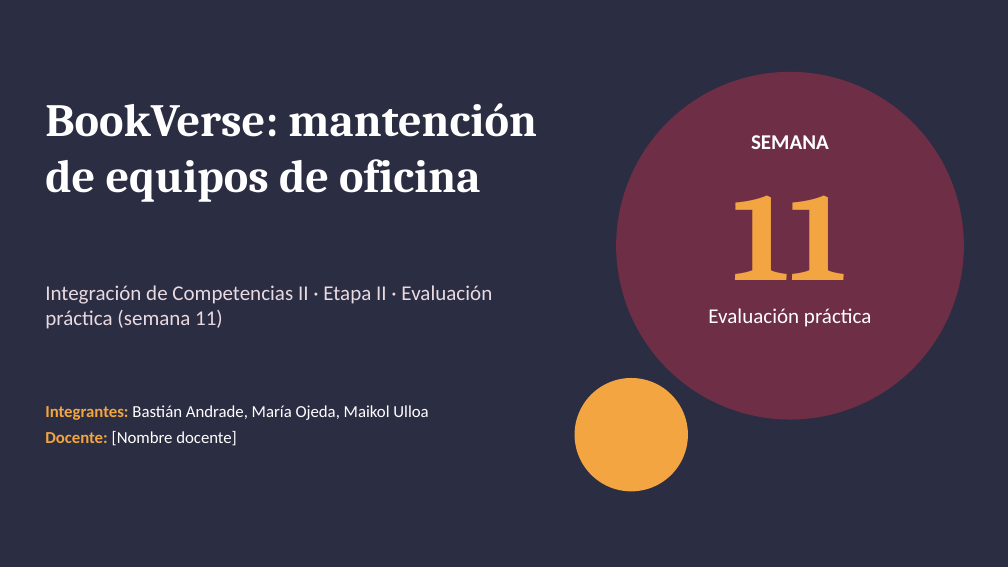
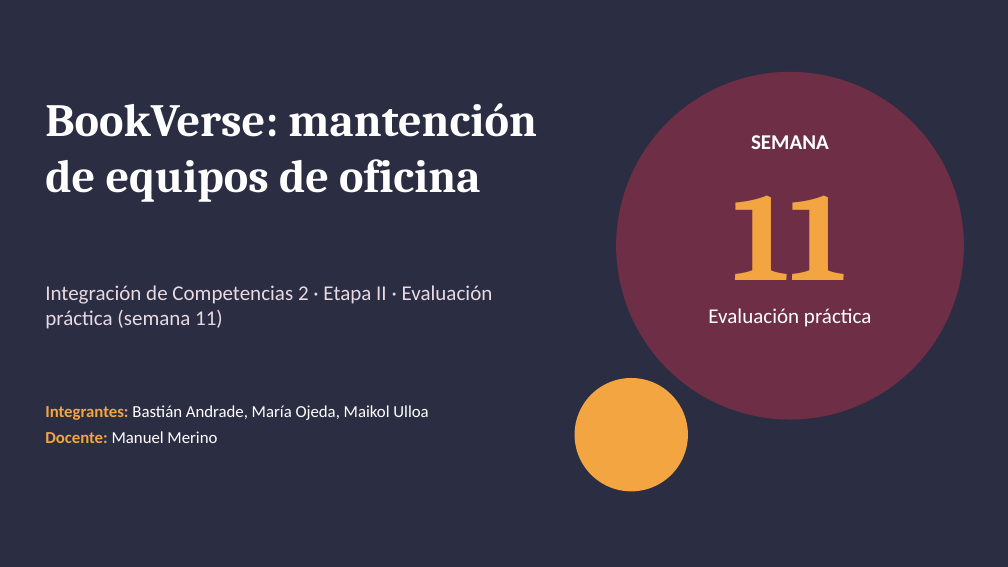
Before and after one commit to Reas0nt/BookVerse, a slide deck: slide 1 of semana11-evaluacion/Presentacion_Evaluacion_S11_BookVerse.pptx. Drawn at 1008x567 pixels with LibreOffice and Linux fonts; fonts in the diff are those of the drawing. Boxes give left, top, right and bottom in pixels: in the first picture for what was removed or moved away, otherwise in the second. Text is boxed around its words. In the diff, an @@ line names an element or a change of style, - is before the commit and + after.

```diff
--- a/semana11-evaluacion/Presentacion_Evaluacion_S11_BookVerse.pptx
+++ b/semana11-evaluacion/Presentacion_Evaluacion_S11_BookVerse.pptx
@@ text at (x1=45, y1=285, x2=493, y2=329): text changed @@
-Integración de Competencias II · Etapa II · Evaluación práctica (semana 11)
+Integración de Competencias 2 · Etapa II · Evaluación práctica (semana 11)
@@ text at (x1=45, y1=431, x2=217, y2=443): text changed @@
-Docente: [Nombre docente]
+Docente: Manuel Merino
```
Also in this commit, not shown: 1 other slide changed, 3 other files.
